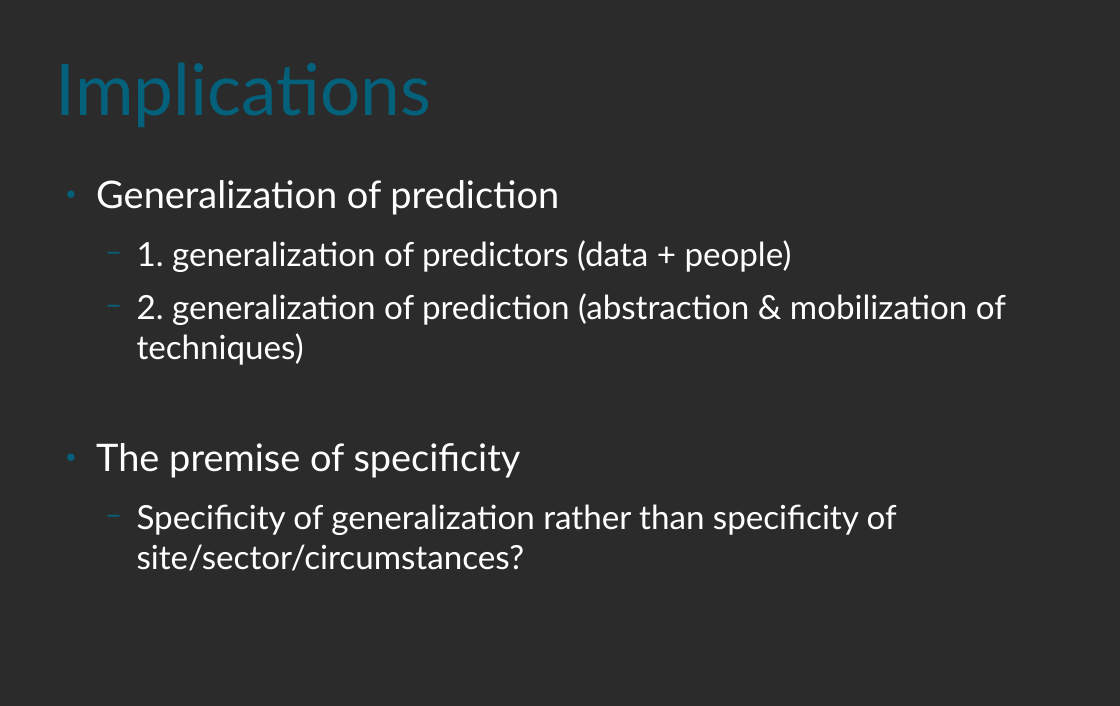
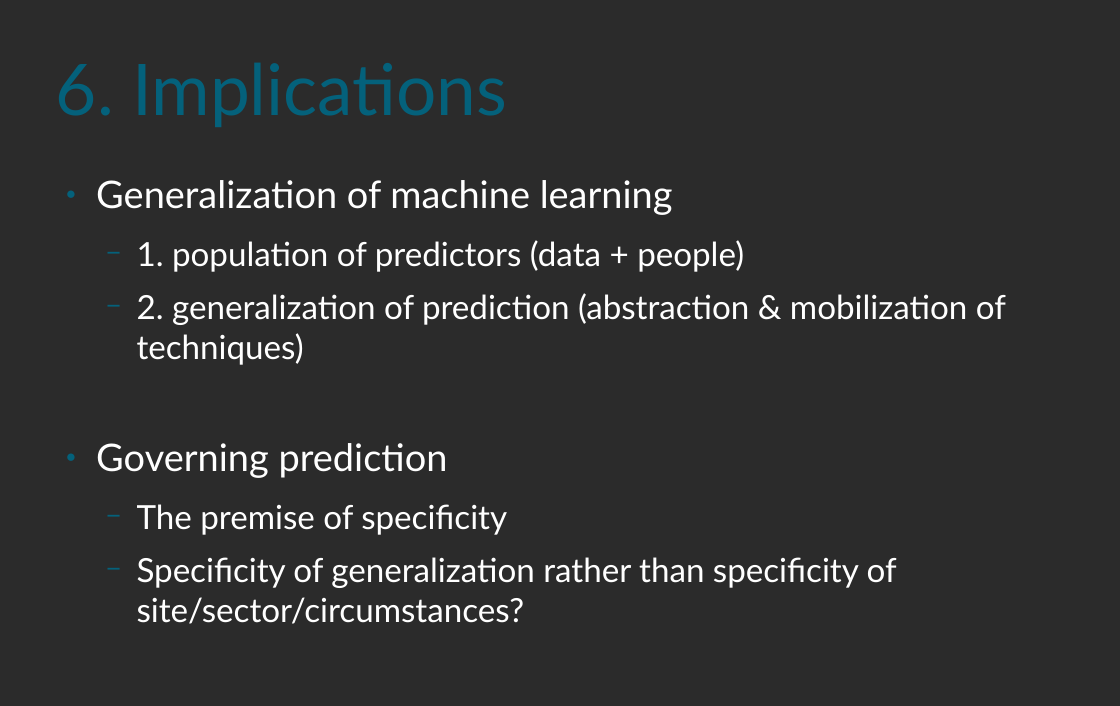
Before and after one commit to datapractice/machinelearners, a slide deck: slide 15 of mackenzie_govern_predict.odp (slide 13 before the commit). Drawn at 1120x706 pixels with LibreOffice and Linux fonts; fonts in the diff are those of the drawing; background and template pictures are left out; a plain dark background stands for a picture behind light text. Boxes give left, top, right and bottom in pixels: in the first picture for what was removed or moved away, otherwise in the second. Text is boxed around its words. In the diff, an @@ line names an element or a change of style, - is before the commit and + after.

```diff
--- a/mackenzie_govern_predict.odp
+++ b/mackenzie_govern_predict.odp
@@ title at (56,28,1065,146): text changed @@
-Implications
+6. Implications
@@ text at (96,180,744,272): text changed @@
-● Generalization of prediction
-  − 1. generalization of predictors (data + people)
+● Generalization of machine learning
+  − 1. population of predictors (data + people)
@@ text at (96,443,448,478): paragraph added @@
+● Governing prediction
@@ text at (137,504,507,535): size 32 to 28 pt in "The premise of specificity"; bullet ● to −; list level 1 to 2 in "The premise of specificity" @@
```
Also in this commit, not shown: 7 other slides changed, 5 slides added, 3 slides removed, 1 other file.
